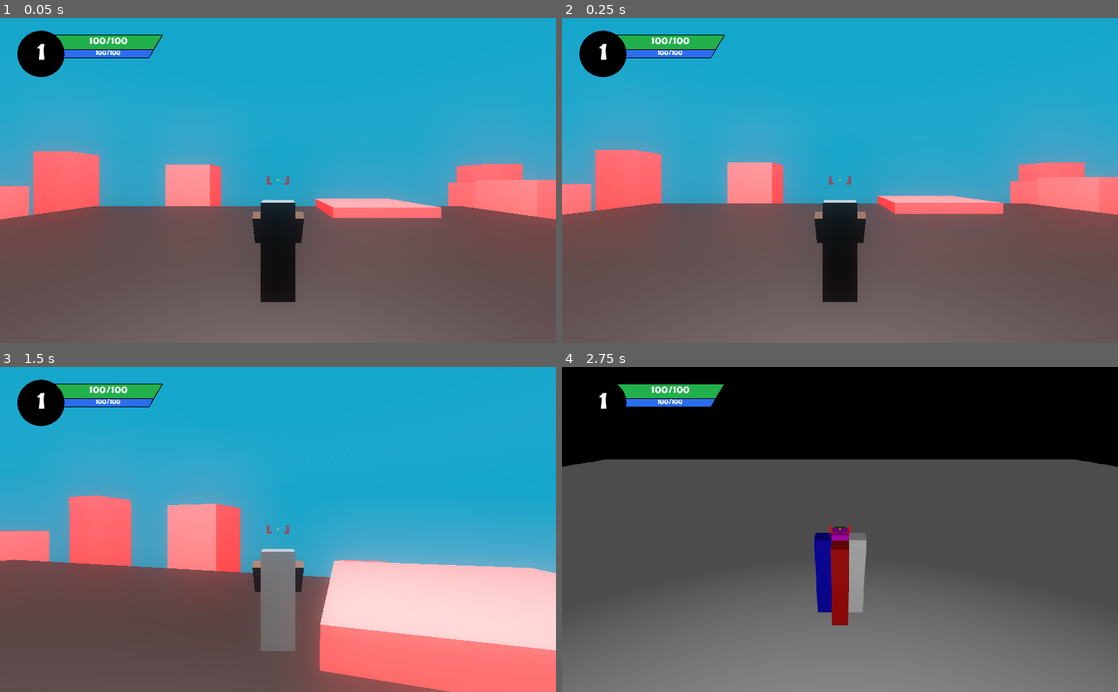
Above: before the commit, frames 1-4 (two rows, left to right).
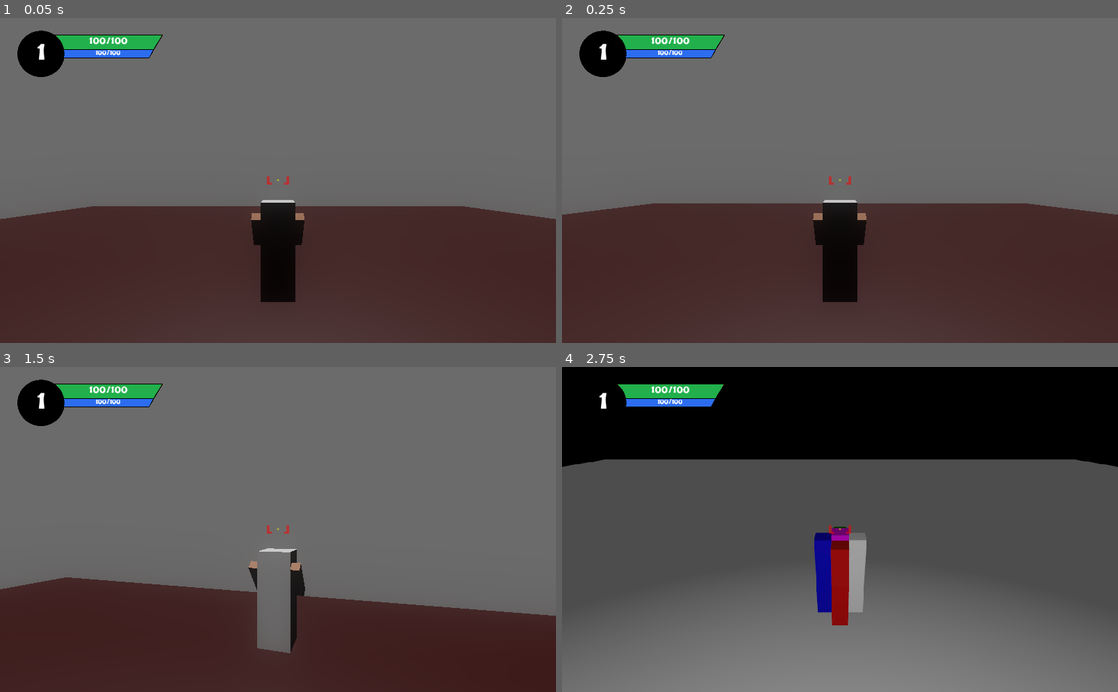
Above: after the commit, the same moments.

Repository: brendonlucas/Games-Godot
Game: Godot game, scene res://map_teste.tscn
Two runs of this game, one before a commit and one after it. Both use one fixed random seed, a clock stepped at 60 frames per second and the inputs below.
Inputs (mouse positions are in pixels of both pictures, inside the frame that each line leads up to):
- Up to frame 1 (0.05 s): no input
- Up to frame 2 (0.25 s): no input
- Up to frame 3 (1.5 s): tap Enter at 0.5 s; move the mouse to (305, 529) at 0.52 s; hold W (frente) from 0.53 s (still down); tap L (emitir sinal) at 0.6 s; tap Space (jump) at 0.77, 0.8, 1.07, 1.35 s; move the mouse to (250, 529) at 1.27 s
- Up to frame 4 (2.75 s): keep holding W (frente); tap Space (jump) at 1.52, 1.82, 2.3 s; tap L (emitir sinal) at 1.55 s; move the mouse to (851, 523) at 2.02 s; tap K (coisar) at 2.1 s

The runs differ from the first frame. In frame 1, 96% of the frame differs, in the area x 0-100%, y 0-100%; in frame 2, 96%; in frame 3, 96%; in frame 4, nothing differs.

Commit message:
new mode cam

Diff:
--- a/Complementos_Adds/Menu_pausa/Menu_pause.gd
+++ b/Complementos_Adds/Menu_pausa/Menu_pause.gd
@@ -4,16 +4,21 @@
 var scene_change
 var menu_pause_active = false
 var menu_2_active = false
-
+var player
+var cam
 
 func _ready():
 	pass
+	cam = get_parent().get_node("target")
+	player = get_parent().get_node("Player_v4")
 	#for button in $Menu_1/buttons.get_children():
 		#button.connect("pressed", self, "_on_Button_pressed", "res://Menu_pausa/teste.tscn")
 
 func _input(event):
 	if Input.is_action_just_pressed("menu_pause"):
 		if menu_pause_active:
+			player.block_moviments(true)
+			cam.block_cam(true)
 			Input.set_mouse_mode(Input.MOUSE_MODE_CAPTURED)
 			menu_pause_active = false
 			menu_2_active = false
@@ -21,6 +26,8 @@
 			hide()
 
 		elif !menu_pause_active:
+			player.block_moviments(false)
+			cam.block_cam(false)
 			menu_pause_active = true
 			Input.set_mouse_mode(Input.MOUSE_MODE_VISIBLE)
 			show()
@@ -43,6 +50,8 @@
 func _on_Button_continuar_pressed():
 	menu_pause_active = false
 	menu_2_active = false
+	player.block_moviments(true)
+	cam.block_cam(true)
 	Input.set_mouse_mode(Input.MOUSE_MODE_CAPTURED)
 	$Menu_2.hide()
 	hide()
--- a/Complementos_Adds/Processos do map_teste.gd
+++ b/Complementos_Adds/Processos do map_teste.gd
@@ -23,4 +23,5 @@
 
 
 func printar():
-	print("Coisou o coisa")
+	#print("Coisou o coisa")
+	pass
--- a/Complementos_Adds/map_teste.tscn
+++ b/Complementos_Adds/map_teste.tscn
@@ -4,9 +4,9 @@
 [ext_resource path="res://HUDs/HUD_status.tscn" type="PackedScene" id=2]
 [ext_resource path="res://Processos do map_teste.gd" type="Script" id=3]
 [ext_resource path="res://player/Player_v4.tscn" type="PackedScene" id=5]
-[ext_resource path="res://player/Player_v4.gd" type="Script" id=6]
 [ext_resource path="res://player/Camerat.tscn" type="PackedScene" id=7]
 [ext_resource path="res://player/Camera_target.gd" type="Script" id=8]
+[ext_resource path="res://player/player.gd" type="Script" id=9]
 
 [sub_resource type="CubeMesh" id=1]
 
@@ -66,7 +66,7 @@
 
 [node name="Player_v4" parent="." instance=ExtResource( 5 )]
 transform = Transform( 1, 0, 0, 0, 1, 0, 0, 0, 1, 0, 40.1373, 0 )
-script = ExtResource( 6 )
+script = ExtResource( 9 )
 
 [node name="chao" type="StaticBody" parent="."]
 transform = Transform( 20, 0, 0, 0, 1, 0, 0, 0, 20, 0, 38.5377, 0 )
@@ -98,6 +98,7 @@
 
 [node name="blocks" type="Spatial" parent="."]
 transform = Transform( 1, 0, 0, 0, 3.79053, 0, 0, 0, 1, 0, 7.6865, 0 )
+visible = false
 
 [node name="linha" type="Spatial" parent="blocks"]
 
@@ -1324,7 +1325,8 @@
 environment = SubResource( 7 )
 
 [node name="MeshInstance" type="MeshInstance" parent="."]
-transform = Transform( 120, 0, 0, 0, 60, 0, 0, 0, 120, 0, 6.06092, 0 )
+transform = Transform( 120, 0, 0, 0, 60, 0, 0, 0, 120, -2.37296, 6.01942, 3.91048 )
+visible = false
 mesh = SubResource( 8 )
 material/0 = SubResource( 9 )
 
@@ -1341,6 +1343,8 @@
 [node name="SpotLight" type="SpotLight" parent="."]
 transform = Transform( 1, 0, 0, 0, -1.62921e-07, 1, 0, -1, -1.62921e-07, 0, 90.6481, 0 )
 light_energy = 0.72
+light_indirect_energy = 0.0
+light_specular = 0.16
 shadow_enabled = true
 spot_range = 113.883
 spot_angle = 84.711
--- a/Complementos_Adds/player/Camera_target.gd
+++ b/Complementos_Adds/player/Camera_target.gd
@@ -3,8 +3,12 @@
 var player
 var change_rot_active = false
 export(float, 0.1, 1) var mouse_sensitivity : float = 0.3
-export(float, -90, 0) var min_pitch : float = -90
-export(float, 0, 90) var max_pitch : float = 90
+export(float, -90, 0) var min_pitch : float = -70
+export(float, 0, 90) var max_pitch : float = 70
+
+
+#variaveis de controle
+var cam_active = true
 
 func _ready():
 	pass
@@ -12,27 +16,27 @@
 func _input(event):
 	var is_moving = false
 
-	if Input.is_action_pressed("frente"):
+	if Input.is_action_pressed("frente") and cam_active:
 		is_moving = true
 
-	if Input.is_action_pressed("tras"):
+	if Input.is_action_pressed("tras") and cam_active:
 		is_moving = true
 
-	if Input.is_action_pressed("esquerda"):
+	if Input.is_action_pressed("esquerda") and cam_active:
 		is_moving = true
 
-	if Input.is_action_pressed("direita"):
+	if Input.is_action_pressed("direita") and cam_active:
 		is_moving = true
 
 
 
-	if event is InputEventMouseMotion and is_moving:
+	if event is InputEventMouseMotion and is_moving and cam_active:
 		rotation_degrees.y -= event.relative.x * mouse_sensitivity
 		$".".rotation_degrees.x -= event.relative.y * mouse_sensitivity
 		$".".rotation_degrees.x = clamp($".".rotation_degrees.x, min_pitch, max_pitch)
 
 
-	if event is InputEventMouseMotion and !is_moving:
+	if event is InputEventMouseMotion and !is_moving and cam_active:
 		change_rot_active = true
 		$".".rotation_degrees.y -= event.relative.x * mouse_sensitivity
 		$".".rotation_degrees.x -= event.relative.y * mouse_sensitivity
@@ -40,5 +44,14 @@
 
 
 func _process(delta):
+	#player4 = get_tree().root.get_node("map_teste/Player_v4")
+	#translation = player4.translation
 	player = get_tree().root.get_node("map_teste/Player_v4")
 	translation = player.translation
+
+
+func block_cam(option):
+	if option == true:
+		cam_active = option
+	elif option == false:
+		cam_active = option
--- a/Complementos_Adds/player/Player.tscn
+++ b/Complementos_Adds/player/Player.tscn
@@ -23,9 +23,6 @@
 transform = Transform( 1, 0, 0, 0, 1, 0, 0, 0, 1, 0, 1.5, 0 )
 spring_length = 5.0
 
-[node name="Camera" type="Camera" parent="CameraPivot/CameraBoom"]
-far = 500.0
-
 [node name="CollisionShape" type="CollisionShape" parent="."]
 transform = Transform( 1, 0, 0, 0, -1.62921e-07, -1, 0, 1, -1.62921e-07, 0, 0, 0 )
 shape = SubResource( 1 )
--- a/Complementos_Adds/player/Player_v4.tscn
+++ b/Complementos_Adds/player/Player_v4.tscn
@@ -7,28 +7,30 @@
 [sub_resource type="SpatialMaterial" id=2]
 albedo_color = Color( 0.870588, 0.635294, 0.498039, 1 )
 
-[sub_resource type="BoxShape" id=3]
-extents = Vector3( 0.351569, 1, 0.331347 )
+[sub_resource type="CapsuleShape" id=3]
+radius = 0.450529
+height = 1.09694
 
 [node name="Player_v4" type="KinematicBody"]
 transform = Transform( 1, 0, 0, 0, 1, 0, 0, 0, 1, 0, 0.99499, 0 )
 
 [node name="MeshInstance" type="MeshInstance" parent="."]
-transform = Transform( 0.344921, 0, 0, 0, 1, 0, 0, 0, 0.33461, 0, 0, 0 )
+transform = Transform( -0.344921, 0, -1.0903e-07, 0, 1, 0, 1.1239e-07, 0, -0.33461, -7.50712e-08, 0, 0 )
 mesh = SubResource( 1 )
 material/0 = null
 
 [node name="MeshInstance2" type="MeshInstance" parent="."]
-transform = Transform( 0.0940544, 0, 0, 0, -0.0607226, -0.328344, 0, 0.072897, -0.273508, -0.43732, 0.385401, -0.171866 )
+transform = Transform( -0.0940544, -2.37529e-08, 8.91202e-08, 0, -0.0607226, -0.328344, 3.06468e-08, -0.072897, 0.273508, -0.43732, 0.385401, 0 )
 mesh = SubResource( 1 )
 material/0 = SubResource( 2 )
 
 [node name="MeshInstance3" type="MeshInstance" parent="."]
-transform = Transform( 0.0940544, 0, 0, 0, -0.0607226, -0.328344, 0, 0.072897, -0.273508, 0.445645, 0.385401, -0.171866 )
+transform = Transform( -0.0940544, -2.37529e-08, 8.91202e-08, 0, -0.0607226, -0.328344, 3.06468e-08, -0.072897, 0.273508, 0.445645, 0.385401, 0 )
 mesh = SubResource( 1 )
 material/0 = SubResource( 2 )
 
 [node name="CollisionShape" type="CollisionShape" parent="."]
+transform = Transform( 1, 0, 0, 0, -1.62921e-07, -1, 0, 1, -1.62921e-07, 0, 0, 0 )
 shape = SubResource( 3 )
 
 [node name="Control" type="Control" parent="."]
--- a/Complementos_Adds/player/player.gd
+++ b/Complementos_Adds/player/player.gd
@@ -1,10 +1,14 @@
 extends KinematicBody
 
-export var MOVE_SPEED = 30
+export var MOVE_SPEED = 15
 var acelerecao = 3
 var desaceleracao = 9
+export var max_terminal_velocity : float = 54
+export var jump_power : float = 20
+export var force_gravity : float = 0.98
 
 const GRAVITY = -9.8
+var y_velocity : float
 var velocity = Vector3()
 
 const H_LOOK_SENS = 0.6
@@ -17,10 +21,13 @@
 # var controles
 var parando
 var correndo = false
+var moviments_active
 
 
 func _ready():
 	player = get_node(".")
+	player.rotation_degrees.y = 180
+	moviments_active = true
 	#animation = get_node("AnimationPlayer")
 	Input.set_mouse_mode(Input.MOUSE_MODE_CAPTURED)
 
@@ -30,39 +37,26 @@
 	dd(delta)
 
 
-func gg(delta):
-	var dir = Vector3()
-	var is_moving = false
-	parando = false
 
-	if is_moving and false:
-		animation.play("run")
-		correndo = true
-
-		#code rotacao
-
-	if !is_moving and correndo and false:
-		animation.play("stop run")
-		correndo = false
 
 func dd(delta):
-	cam = get_node("Camera").global_transform
+	cam = get_parent().get_node("target").global_transform
 	var dir = Vector3()
 	var is_moving = false
 
-	if Input.is_action_pressed("frente"):
+	if Input.is_action_pressed("frente") and moviments_active:
 		dir += -cam.basis[2]
 		is_moving = true
 
-	if Input.is_action_pressed("tras"):
+	if Input.is_action_pressed("tras") and moviments_active:
 		dir += cam.basis[2]
 		is_moving = true
 
-	if Input.is_action_pressed("direita") :
-		dir += cam.basis[0]
+	if Input.is_action_pressed("direita") and moviments_active:
+		dir += +cam.basis[0]
 		is_moving = true
 
-	if Input.is_action_pressed("esquerda"):
+	if Input.is_action_pressed("esquerda") and moviments_active:
 		dir += -cam.basis[0]
 		is_moving = true
 
@@ -84,6 +78,10 @@
 	velocity.x = hv.x
 	velocity.z = hv.z
 
+	velocity.y -= force_gravity
+	if Input.is_action_just_pressed("jump") and is_on_floor():
+		velocity.y += jump_power
+
 	velocity = move_and_slide(velocity, Vector3(0, 1, 0))
 
 	if is_moving:
@@ -91,3 +89,31 @@
 		var character_rot = player.get_rotation()
 		character_rot.y = angle
 		player.set_rotation(character_rot)
+
+
+func block_moviments(option):
+	if option == true:
+		moviments_active = option
+	elif option == false:
+		moviments_active = option
+
+
+
+
+
+
+
+func gg(delta):
+	var dir = Vector3()
+	var is_moving = false
+	parando = false
+
+	if is_moving and false:
+		animation.play("run")
+		correndo = true
+
+		#code rotacao
+
+	if !is_moving and correndo and false:
+		animation.play("stop run")
+		correndo = false
--- a/Complementos_Adds/player/target_camera.gd
+++ b/Complementos_Adds/player/target_camera.gd
@@ -12,12 +12,13 @@
 func _ready():
 	cam = get_node(".")
 	set_physics_process(true)
-	set_as_toplevel(true)
+	# set_as_toplevel(true)
 
 
 
 func _physics_process(delta):
-	segue(delta)
+	pass
+	# segue(delta)
 
 
 
--- a/Complementos_Adds/project.godot
+++ b/Complementos_Adds/project.godot
@@ -18,6 +18,10 @@
 config/name="Complementos Adds"
 run/main_scene="res://map_teste.tscn"
 config/icon="res://icon.png"
+
+[display]
+
+window/vsync/use_vsync=false
 
 [input]
 
